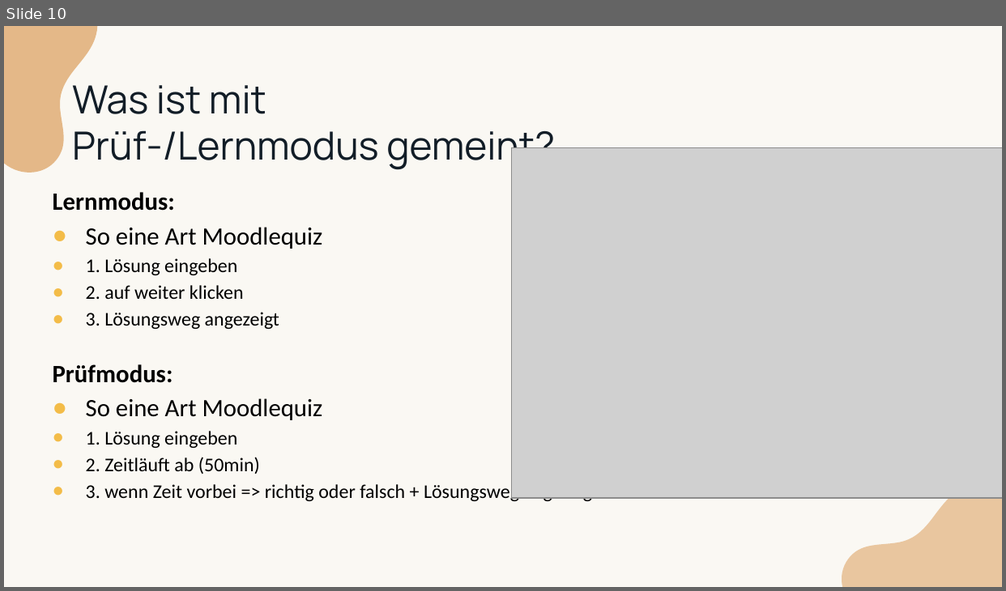
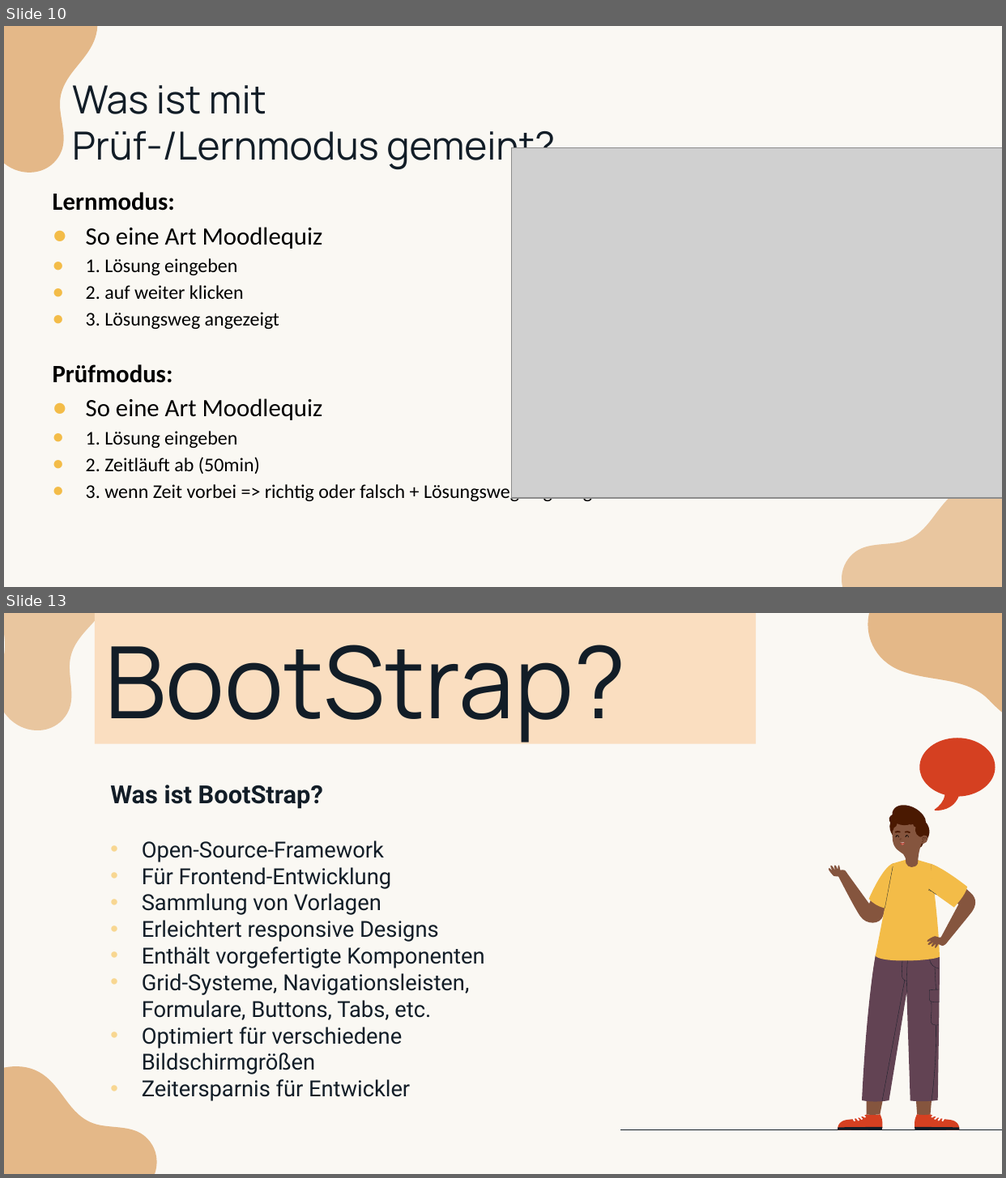
Before and after one commit to LearnHubITP/LearnHub, a slide deck: LearnHub.pptx. Shown one above the other, each under a label of ours: slide 10 before the commit, slides 10 and 13 after it; the slides between them are not shown. The pictures are 1006x591 and 1006x1178 pixels, drawn with LibreOffice and Linux fonts; fonts in the diff are those of the drawing; grey boxes stand for pictures. Boxes give left, top, right and bottom in pixels: in the first picture for what was removed or moved away, otherwise in the second. Text is boxed around its words. In the diff, an @@ line names an element or a change of style, - is before the commit and + after.

Commit message:
powerpoint

```diff
--- a/LearnHub.pptx
+++ b/LearnHub.pptx
@@ slide 13 added at [4, 613, 1002, 1174], background #FAF8F3 @@
@@ freeform shape added at [4, 613, 160, 743], fill #CD7210 at 37% opacity @@
@@ title added at [95, 613, 756, 743], fill #FADEC0, 72 pt, text #121D27 @@
+BootStrap?
@@ freeform shape added at [863, 613, 1002, 725], fill #CD7210 at 47% opacity @@
@@ group added at [829, 738, 995, 1131]: 48 freeform shapes @@
@@ subtitle added at [110, 785, 484, 1101], 16 pt, text #121D27 @@
+Was ist BootStrap?
+• Open-Source-Framework
+• Für Frontend-Entwicklung
+• Sammlung von Vorlagen
+• Erleichtert responsive Designs
+• Enthält vorgefertigte Komponenten
+• Grid-Systeme, Navigationsleisten, Formulare, Buttons, Tabs, etc.
+• Optimiert für verschiedene Bildschirmgrößen
+• Zeitersparnis für Entwickler
@@ freeform shape added at [4, 1037, 164, 1174], fill #CD7210 at 47% opacity @@
@@ line added from (620, 1130) to (1002, 1130), #121D27 0.75 pt @@
```
Also in this commit, not shown: 1 slide changed, 4 other slides added, 3 slides removed.
